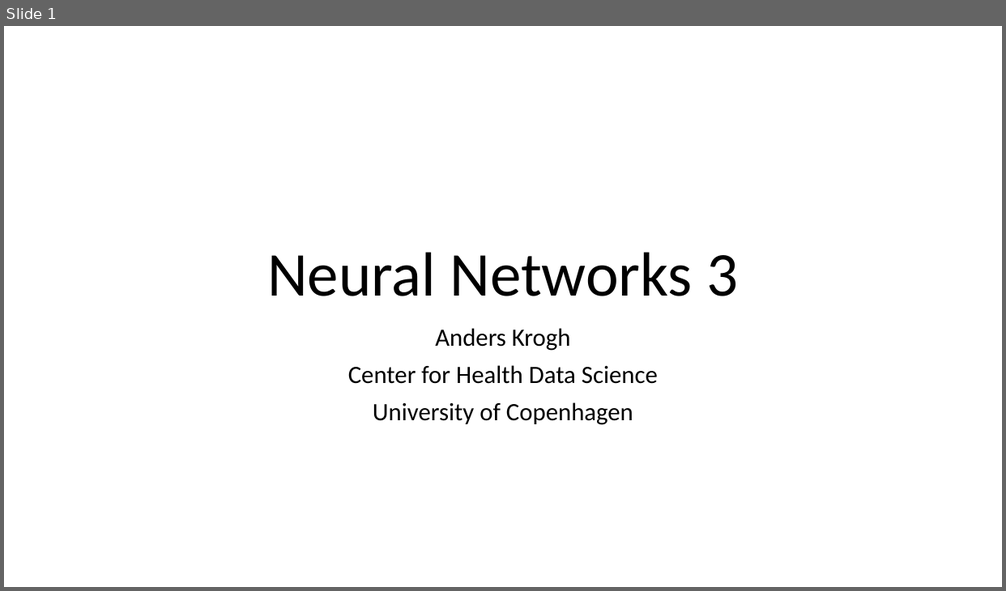
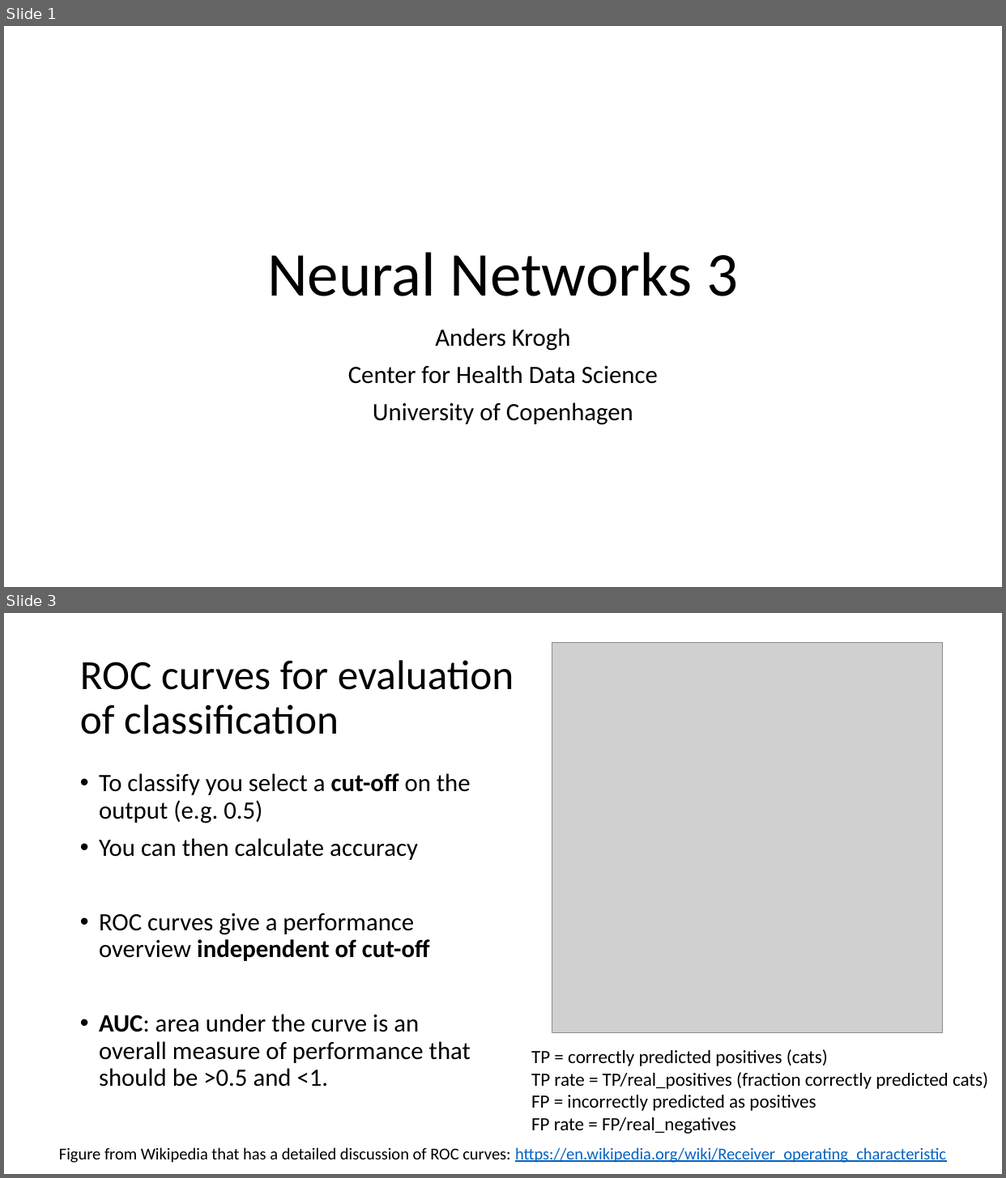
Before and after one commit to Center-for-Health-Data-Science/IntroToML, a slide deck: Day2/NNintro3.pptx. Shown one above the other, each under a label of ours: slide 1 before the commit, slides 1 and 3 after it; the slides between them are not shown. The pictures are 1006x591 and 1006x1178 pixels, drawn with LibreOffice and Linux fonts; fonts in the diff are those of the drawing; grey boxes stand for pictures. Boxes give left, top, right and bottom in pixels: in the first picture for what was removed or moved away, otherwise in the second. Text is boxed around its words. In the diff, an @@ line names an element or a change of style, - is before the commit and + after.

```diff
--- a/Day2/NNintro3.pptx
+++ b/Day2/NNintro3.pptx
@@ slide 3 added at (x1=4, y1=613, x2=1002, y2=1174), background #FFFFFF @@
@@ title added at (x1=80, y1=660, x2=514, y2=735), 40 pt, text #000000 @@
+ROC curves for evaluation of classification
@@ picture added at (x1=552, y1=643, x2=943, y2=1033) @@
@@ text added at (x1=99, y1=773, x2=471, y2=1087), 24 pt, text #000000 @@
+• To classify you select a cut-off on the output (e.g. 0.5)
+• You can then calculate accuracy
+• ROC curves give a performance overview independent of cut-off
+• AUC: area under the curve is an overall measure of performance that should be >0.5 and <1.
@@ text added at (x1=531, y1=1050, x2=988, y2=1134), 18 pt, text #000000 @@
+TP = correctly predicted positives (cats)
+TP rate = TP/real_positives (fraction correctly predicted cats)
+FP = incorrectly predicted as positives
+FP rate = FP/real_negatives
@@ text added at (x1=59, y1=1148, x2=946, y2=1163), 16 pt, text #0563C1, underline @@
+Figure from Wikipedia that has a detailed discussion of ROC curves: https://en.wikipedia.org/wiki/Receiver_operating_characteristic
```
Also in this commit, not shown: 6 other slides added, 6 slides removed, 5 other files.
